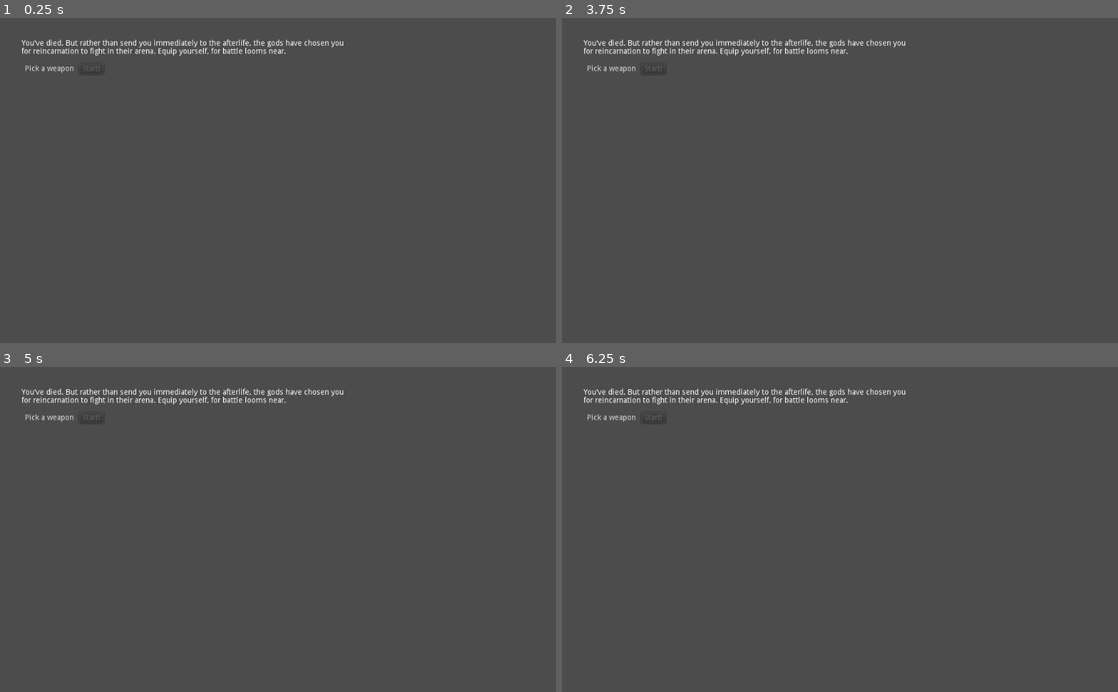
Above: before the commit, frames 1-4 (two rows, left to right).
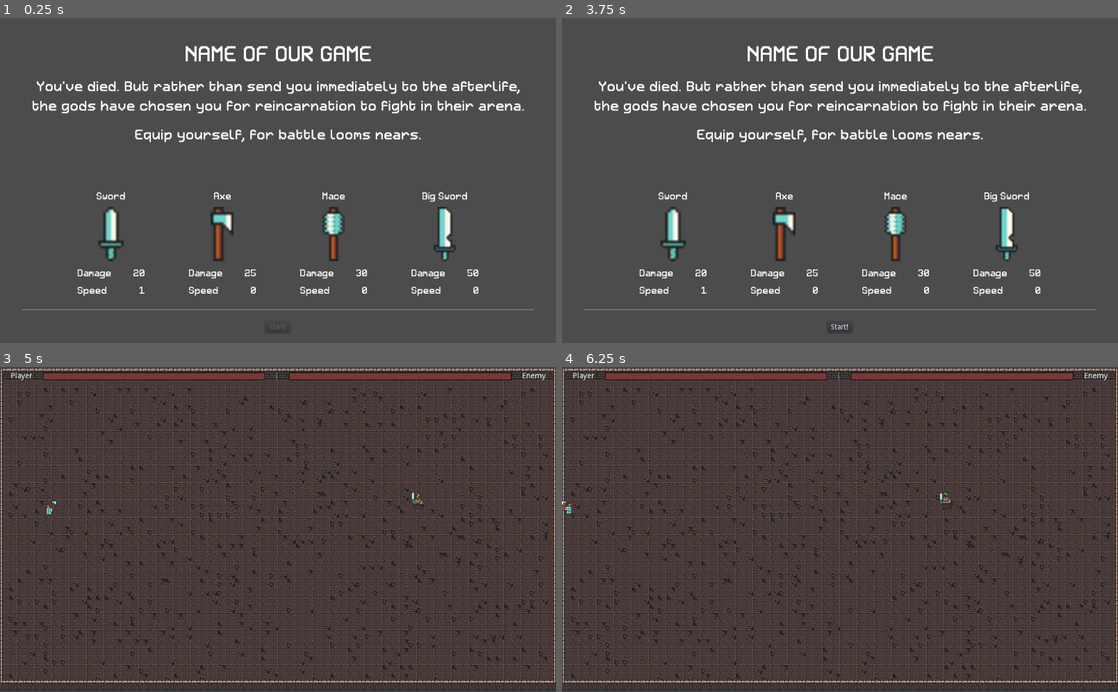
Above: after the commit, the same moments.

Repository: josephmbustamante/ludum-dare-45
Game: Godot game, scene res://Scenes/WeaponPickerScreen.tscn
Same seed, same stepped clock (60 frames per second), same inputs: the game is played once before the commit and once after it.
Inputs (mouse positions are in pixels of both pictures, inside the frame that each line leads up to):
- Up to frame 1 (0.25 s): no input
- Up to frame 2 (3.75 s): click (612, 70) at 0.5 s, where only the run before the commit has a clickable "Pick a weapon"; tap Enter at 1.25, 2.75 s; move the mouse to (962, 164) at 1.27 s; hold Right (right) 1.28-2.03 s; click (962, 164) at 1.35 s; tap Space at 2, 3.5 s; move the mouse to (728, 196) at 2.02 s; hold Down (down) 2.03-2.78 s; click (728, 196) at 2.1 s; move the mouse to (895, 109) at 2.77 s; hold Right (right) 2.78-3.53 s; click (895, 109) at 2.85 s; move the mouse to (812, 245) at 3.52 s; hold W (up) from 3.53 s (still down); click (812, 245) at 3.6 s
- Up to frame 3 (5 s): release W (up) at 4.25 s; click (278, 675) at 4.25 s, where only the run after the commit has a clickable "Start!"
- Up to frame 4 (6.25 s): tap Enter at 5 s; move the mouse to (1006, 578) at 5.02 s; hold Left (left) from 5.03 s (still down); click (1006, 578) at 5.1 s; move the mouse to (673, 480) at 5.77 s; click (673, 480) at 5.85 s

The runs differ from the first frame. In frame 1, 7.8% of the frame differs, in the area x 3-96%, y 6-90%; in frame 2, 7.8%; in frame 3, 26%, in the area x 0-100%, y 0-100%; in frame 4, 26%.

Commit message:
Add visual weapon selector

Diff:
--- a/Scenes/Player.tscn
+++ b/Scenes/Player.tscn
@@ -5,11 +5,11 @@
 [ext_resource path="res://Assets/Sprites/knight_m_idle_anim_f1.png" type="Texture" id=3]
 [ext_resource path="res://Assets/Sprites/knight_m_idle_anim_f2.png" type="Texture" id=4]
 [ext_resource path="res://Assets/Sprites/knight_m_idle_anim_f3.png" type="Texture" id=5]
-[ext_resource path="res://Assets/Sprites/knight_m_hit_anim_f0.png" type="Texture" id=6]
-[ext_resource path="res://Assets/Sprites/knight_m_run_anim_f0.png" type="Texture" id=7]
-[ext_resource path="res://Assets/Sprites/knight_m_run_anim_f1.png" type="Texture" id=8]
-[ext_resource path="res://Assets/Sprites/knight_m_run_anim_f2.png" type="Texture" id=9]
-[ext_resource path="res://Assets/Sprites/knight_m_run_anim_f3.png" type="Texture" id=10]
+[ext_resource path="res://Assets/Sprites/knight_m_run_anim_f0.png" type="Texture" id=6]
+[ext_resource path="res://Assets/Sprites/knight_m_run_anim_f1.png" type="Texture" id=7]
+[ext_resource path="res://Assets/Sprites/knight_m_run_anim_f2.png" type="Texture" id=8]
+[ext_resource path="res://Assets/Sprites/knight_m_run_anim_f3.png" type="Texture" id=9]
+[ext_resource path="res://Assets/Sprites/knight_m_hit_anim_f0.png" type="Texture" id=10]
 [ext_resource path="res://Scenes/Weapon.tscn" type="PackedScene" id=11]
 [ext_resource path="res://Resources/HitAnimation.tres" type="Animation" id=12]
 
@@ -20,14 +20,14 @@
 "name": "idle",
 "speed": 12.0
 }, {
-"frames": [ ExtResource( 6 ) ],
+"frames": [ ExtResource( 6 ), ExtResource( 7 ), ExtResource( 8 ), ExtResource( 9 ) ],
+"loop": true,
+"name": "run",
+"speed": 12.0
+}, {
+"frames": [ ExtResource( 10 ) ],
 "loop": true,
 "name": "hit",
-"speed": 12.0
-}, {
-"frames": [ ExtResource( 7 ), ExtResource( 8 ), ExtResource( 9 ), ExtResource( 10 ) ],
-"loop": true,
-"name": "run",
 "speed": 12.0
 } ]
 
--- a/Scenes/WeaponPickerScreen.tscn
+++ b/Scenes/WeaponPickerScreen.tscn
@@ -1,46 +1,86 @@
-[gd_scene load_steps=2 format=2]
+[gd_scene load_steps=4 format=2]
 
 [ext_resource path="res://Scripts/WeaponPickerScreen.gd" type="Script" id=1]
+[ext_resource path="res://Resources/Retron2000Title.tres" type="DynamicFont" id=2]
+[ext_resource path="res://Resources/Retron2000Body.tres" type="DynamicFont" id=3]
 
 [node name="MarginContainer" type="MarginContainer"]
+anchor_right = 1.0
+anchor_bottom = 1.0
+margin_bottom = 93.0
+custom_constants/margin_right = 40
+custom_constants/margin_top = 40
+custom_constants/margin_left = 40
+custom_constants/margin_bottom = 40
+script = ExtResource( 1 )
+
+[node name="Rows" type="VBoxContainer" parent="."]
 margin_left = 40.0
 margin_top = 40.0
-margin_right = 40.0
-margin_bottom = 40.0
-script = ExtResource( 1 )
+margin_right = 984.0
+margin_bottom = 653.0
+custom_constants/separation = 20
 
-[node name="VBoxContainer" type="VBoxContainer" parent="."]
-margin_right = 600.0
-margin_bottom = 64.0
+[node name="GameTitle" type="Label" parent="Rows"]
+margin_right = 944.0
+margin_bottom = 48.0
+custom_fonts/font = ExtResource( 2 )
+text = "NAME OF OUR GAME"
+align = 1
 
-[node name="RichTextLabel" type="RichTextLabel" parent="VBoxContainer"]
-margin_right = 600.0
-margin_bottom = 40.0
+[node name="Paragraph1" type="Label" parent="Rows"]
+margin_top = 68.0
+margin_right = 944.0
+margin_bottom = 137.0
 rect_min_size = Vector2( 600, 40 )
-text = "You've died. But rather than send you immediately to the afterlife, the gods have chosen you for reincarnation to fight in their arena. Equip yourself, for battle looms near."
+custom_fonts/font = ExtResource( 3 )
+text = "You've died. But rather than send you immediately to the afterlife, the gods have chosen you for reincarnation to fight in their arena."
+align = 1
+autowrap = true
 
-[node name="HBoxContainer" type="HBoxContainer" parent="VBoxContainer"]
-margin_top = 44.0
-margin_right = 600.0
-margin_bottom = 64.0
+[node name="Paragraph2" type="Label" parent="Rows"]
+margin_top = 157.0
+margin_right = 944.0
+margin_bottom = 197.0
+rect_min_size = Vector2( 600, 40 )
+custom_fonts/font = ExtResource( 3 )
+text = "Equip yourself, for battle looms nears."
+align = 1
+autowrap = true
 
-[node name="VBoxContainer" type="VBoxContainer" parent="VBoxContainer/HBoxContainer"]
-margin_right = 102.0
-margin_bottom = 20.0
+[node name="DeathCountText" type="Label" parent="Rows"]
+margin_top = 217.0
+margin_right = 944.0
+margin_bottom = 257.0
+rect_min_size = Vector2( 600, 40 )
+custom_fonts/font = ExtResource( 3 )
+align = 1
+autowrap = true
+uppercase = true
 
-[node name="MenuButton" type="MenuButton" parent="VBoxContainer/HBoxContainer/VBoxContainer"]
-margin_right = 102.0
-margin_bottom = 20.0
-text = "Pick a weapon"
+[node name="WeaponColumns" type="HBoxContainer" parent="Rows"]
+margin_top = 277.0
+margin_right = 944.0
+margin_bottom = 477.0
+rect_min_size = Vector2( 0, 200 )
+size_flags_horizontal = 3
+custom_constants/separation = 80
+alignment = 1
 
-[node name="VBoxContainer2" type="VBoxContainer" parent="VBoxContainer/HBoxContainer"]
-margin_left = 106.0
-margin_right = 151.0
-margin_bottom = 20.0
+[node name="HSeparator" type="HSeparator" parent="Rows"]
+margin_top = 497.0
+margin_right = 944.0
+margin_bottom = 501.0
 
-[node name="Button" type="Button" parent="VBoxContainer/HBoxContainer/VBoxContainer2"]
-margin_right = 45.0
+[node name="CenterContainer" type="CenterContainer" parent="Rows"]
+margin_top = 521.0
+margin_right = 944.0
+margin_bottom = 541.0
+
+[node name="Button" type="Button" parent="Rows/CenterContainer"]
+margin_left = 449.0
+margin_right = 494.0
 margin_bottom = 20.0
 disabled = true
 text = "Start!"
-[connection signal="pressed" from="VBoxContainer/HBoxContainer/VBoxContainer2/Button" to="." method="_on_Start_Button_pressed"]
+[connection signal="pressed" from="Rows/CenterContainer/Button" to="." method="_on_Start_Button_pressed"]
--- /dev/null
+++ b/Scenes/WeaponSelect.tscn
@@ -0,0 +1,68 @@
+[gd_scene load_steps=4 format=2]
+
+[ext_resource path="res://Scripts/WeaponSelect.gd" type="Script" id=1]
+[ext_resource path="res://Resources/Retron2000Small.tres" type="DynamicFont" id=2]
+[ext_resource path="res://Assets/Sprites/weapon_regular_sword.png" type="Texture" id=3]
+
+[node name="WeaponSelect" type="VBoxContainer"]
+margin_right = 125.0
+margin_bottom = 196.0
+custom_constants/separation = 10
+script = ExtResource( 1 )
+
+[node name="WeaponName" type="Label" parent="."]
+margin_right = 125.0
+margin_bottom = 22.0
+custom_fonts/font = ExtResource( 2 )
+text = "Sword"
+align = 1
+
+[node name="WeaponSprite" type="TextureRect" parent="."]
+margin_top = 32.0
+margin_right = 125.0
+margin_bottom = 132.0
+rect_min_size = Vector2( 25, 100 )
+size_flags_horizontal = 3
+texture = ExtResource( 3 )
+stretch_mode = 6
+
+[node name="DamageRow" type="HBoxContainer" parent="."]
+margin_top = 142.0
+margin_right = 125.0
+margin_bottom = 164.0
+custom_constants/separation = 40
+
+[node name="DamageText" type="Label" parent="DamageRow"]
+margin_right = 63.0
+margin_bottom = 22.0
+custom_fonts/font = ExtResource( 2 )
+text = "Damage"
+
+[node name="DamageValue" type="Label" parent="DamageRow"]
+margin_left = 103.0
+margin_right = 125.0
+margin_bottom = 22.0
+size_flags_horizontal = 3
+custom_fonts/font = ExtResource( 2 )
+text = "10"
+align = 2
+
+[node name="SpeedRow" type="HBoxContainer" parent="."]
+margin_top = 174.0
+margin_right = 125.0
+margin_bottom = 196.0
+
+[node name="SpeedText" type="Label" parent="SpeedRow"]
+margin_right = 55.0
+margin_bottom = 22.0
+custom_fonts/font = ExtResource( 2 )
+text = "Speed"
+
+[node name="SpeedValue" type="Label" parent="SpeedRow"]
+margin_left = 59.0
+margin_right = 125.0
+margin_bottom = 22.0
+size_flags_horizontal = 3
+custom_fonts/font = ExtResource( 2 )
+text = "10"
+align = 2
--- a/Scripts/Global.gd
+++ b/Scripts/Global.gd
@@ -53,7 +53,7 @@
 		"damage": 50,
 		"reach": 10,
 		"sound": "slash",
-		"name": "Big Sword",
+		"name": "Unarmed",
 		"restricted": true
 	},
 }
--- a/Scripts/WeaponPickerScreen.gd
+++ b/Scripts/WeaponPickerScreen.gd
@@ -1,32 +1,30 @@
 extends MarginContainer
 
-# Declare member variables here. Examples:
-# var a = 2
-# var b = "text"
+var weapon_select = preload("res://Scenes/WeaponSelect.tscn")
 
-# Called when the node enters the scene tree for the first time.
-
-onready var menuButton = $VBoxContainer/HBoxContainer/VBoxContainer/MenuButton
-onready var startButton = $VBoxContainer/HBoxContainer/VBoxContainer2/Button
-
-var starting_message = "You've died. But rather than send you immediately to the afterlife, the gods have chosen you for reincarnation to fight in their arena. Equip yourself, for battle looms near."
-var died_in_arena_message = "You've died %s times. Equip yourself, for battle looms near."
+onready var startButton = $Rows/CenterContainer/Button
 
 func _ready():
-	var popup = menuButton.get_popup()
-	popup.connect("id_pressed", self, "weapon_menu_selection_made")
-	var mb = menuButton.get_popup()
 	for weapon in Global.WEAPON:
-		var wc = Global.weapon_config[Global.WEAPON[weapon]]
-		if !wc["restricted"]:
-			mb.add_item(Global.weapon_config[Global.WEAPON[weapon]]["name"], Global.WEAPON[weapon])
+		var weapon_config = Global.weapon_config[Global.WEAPON[weapon]]
+		if !weapon_config["restricted"]:
+			create_weapon_select(Global.WEAPON[weapon], weapon_config["sprite"], weapon_config["name"], weapon_config["damage"], weapon_config["speed"])
 
 	if (PlayerVariables.unarmedStyleEnabled):
-		mb.add_item("Start with nothing", Global.WEAPON.unarmed)
+		var weapon_config = Global.weapon_config[Global.WEAPON.unarmed]
+		create_weapon_select(Global.WEAPON.unarmed, weapon_config["sprite"], weapon_config["name"], weapon_config["damage"], weapon_config["speed"])
+
+	# This line has no text / is invisible until the player dies once
 	if (PlayerVariables.deathCount > 0):
-		$VBoxContainer/RichTextLabel.text = died_in_arena_message % PlayerVariables.deathCount
-	else:
-		$VBoxContainer/RichTextLabel.text = starting_message
+		$Rows/DeathCountText.text = str("YOU HAVE DIED %s TIMES", PlayerVariables.deathCount)
+
+func create_weapon_select(weapon_id: int, sprite, name: String, damage: int, speed: int):
+	# create a weapon select for each weapon and add it to the weapon select section
+	var select = weapon_select.instance()
+	$Rows/WeaponColumns.add_child(select)
+	select.initialize(weapon_id, sprite, name, damage, speed)
+	# send a message that the weapon has been selected
+	select.connect("weapon_selected", self, "weapon_menu_selection_made")
 
 func _on_Start_Button_pressed():
 	print("Button pressed")
--- /dev/null
+++ b/Scripts/WeaponSelect.gd
@@ -0,0 +1,17 @@
+extends VBoxContainer
+
+var weapon_id = 0
+
+signal weapon_selected(weapon_id)
+
+func initialize(weapon_id: int, sprite, name: String, damage: int, speed: int):
+	self.weapon_id = weapon_id
+	$WeaponSprite.texture = sprite
+	$WeaponName.text = name
+	$DamageRow/DamageValue.text = str(damage)
+	$SpeedRow/SpeedValue.text = str(speed)
+
+func _gui_input(event):
+	if event is InputEventMouseButton:
+		if event.button_index == BUTTON_LEFT and event.pressed:
+			emit_signal("weapon_selected", weapon_id)
Binary file added: Assets/Fonts/Retron2000.ttf
